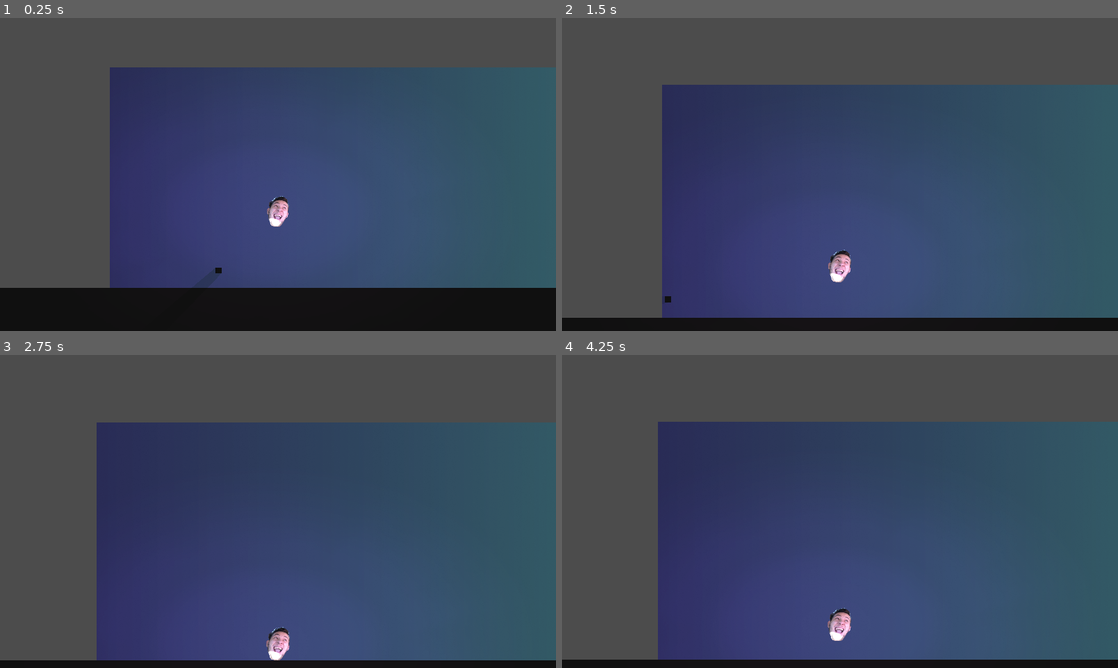
Above: before the commit, frames 1-4 (two rows, left to right).
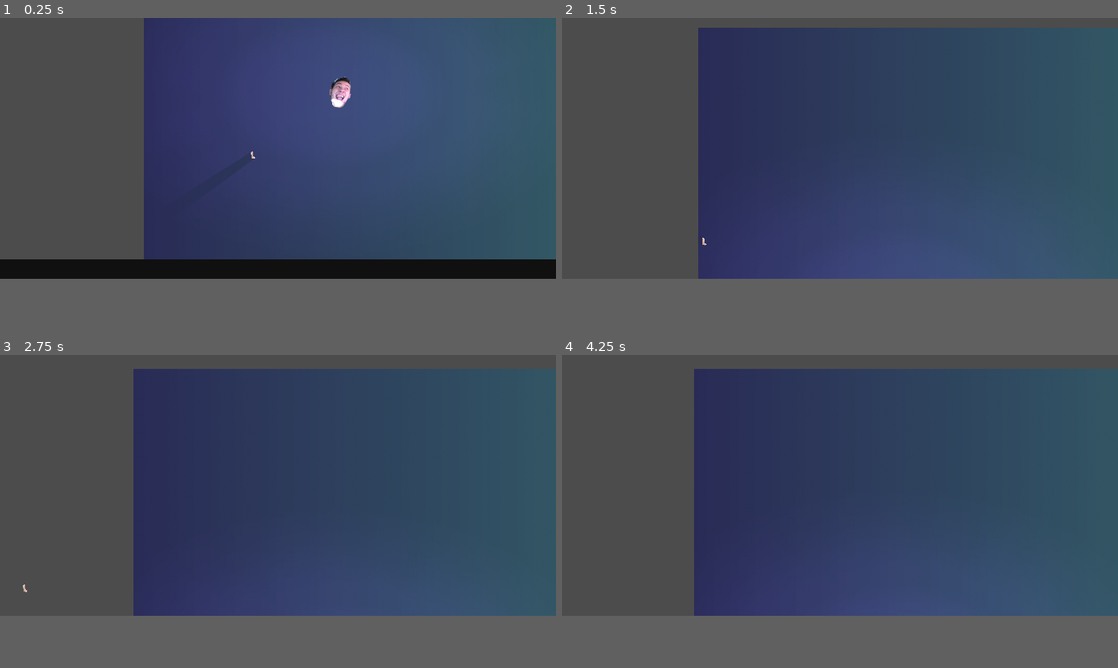
Above: after the commit, the same moments.

Repository: elleremo/ruslan_game
Game: Godot game, scene res://main.tscn
Two runs of this game, one before a commit and one after it. Both use one fixed random seed, a clock stepped at 60 frames per second and the inputs below.
Inputs:
- Up to frame 1 (0.25 s): no input
- Up to frame 2 (1.5 s): hold Space (space) 0.53-1.28 s; hold W (up) from 0.53 s (still down); tap Space (space) at 1.35 s
- Up to frame 3 (2.75 s): release W (up) at 2.03 s; hold Space (space) from 2.03 s (still down)
- Up to frame 4 (4.25 s): release Space (space) at 2.78 s; hold W (up) from 2.78 s (still down); tap Space (space) at 2.85 s; hold Space (space) from 3.53 s (still down)
In our replay, the window is 800x450 before the commit and 800x375 after it. These sizes can differ from the game's own. Grey fills any space a smaller window leaves; there, only what the larger window draws over its background counts as a difference.

The runs differ from the first frame. In frame 1, 31% of the frame differs, in the area x 0-100%, y 0-87%; in frame 2, 33%, in the area x 0-100%, y 3-100%; in frame 3, 31%; in frame 4, 31%.
Error in both runs: Trying to assign value of type 'KinematicBody2D' to a variable of type 'KinematicBody'.

Commit message:
update

Diff:
--- a/game/cube.tscn
+++ b/game/cube.tscn
@@ -1,6 +1,6 @@
 [gd_scene load_steps=6 format=2]
 
-[ext_resource path="res://res/cube.png" type="Texture" id=1]
+[ext_resource path="res://res/cube2.png" type="Texture" id=1]
 
 [sub_resource type="GDScript" id=1]
 script/source = "extends KinematicBody2D
@@ -24,10 +24,10 @@
 	# Called every frame. 'delta' is the elapsed time since the previous frame.
 	pass"
 
-[sub_resource type="RectangleShape2D" id=2]
-extents = Vector2( 40, 40 )
+[sub_resource type="RectangleShape2D" id=4]
+extents = Vector2( 28.1554, 48.3729 )
 
-[sub_resource type="GDScript" id=3]
+[sub_resource type="GDScript" id=2]
 script/source = "extends Sprite
 
 # Declare member variables here. Examples:
@@ -45,21 +45,34 @@
 #	pass
 "
 
-[sub_resource type="OccluderPolygon2D" id=4]
-polygon = PoolVector2Array( -40, -40, 40, -40, 40, 40, -40, 40, -40, -40 )
+[sub_resource type="OccluderPolygon2D" id=3]
+polygon = PoolVector2Array( -6.76138, -48.8613, 5.69145, -47.8846, 8.37736, -35.1876, 8.86571, -2.46837, 12.04, 19.7514, 27.1787, 21.9489, 34.9922, 30.7392, 35.4806, 44.657, 16.6792, 46.8546, -15.0633, 43.9245, -18.97, -32.7458, -15.3074, -43.4895 )
 
 [node name="cube" type="KinematicBody2D"]
 scale = Vector2( 0.5, 0.5 )
 script = SubResource( 1 )
 
+[node name="CollisionPolygon2D" type="CollisionPolygon2D" parent="."]
+position = Vector2( -109.28, 4.2057 )
+scale = Vector2( 1.22629, 0.821786 )
+polygon = PoolVector2Array( 119.488, 51.4476, 76.8692, 51.8955, 75.3685, 2.62998, 74.7683, -58.2801, 85.8732, -65.446, 94.5771, -58.2801, 98.4788, 17.8575, 118.888, 21.8883 )
+
 [node name="CollisionShape2D" type="CollisionShape2D" parent="."]
-shape = SubResource( 2 )
+position = Vector2( 8.05772, -0.976685 )
+shape = SubResource( 4 )
+disabled = true
+
+[node name="cube2" type="Sprite" parent="."]
+visible = false
+position = Vector2( 14.2076, 10.5986 )
+scale = Vector2( 0.4, 0.4 )
+texture = ExtResource( 1 )
 
 [node name="cube" type="Sprite" parent="."]
-position = Vector2( -1.43051e-06, 4.76837e-07 )
-scale = Vector2( 0.4, 0.4 )
+position = Vector2( 8.18228, -1.0248 )
+scale = Vector2( 0.77971, 0.711213 )
 texture = ExtResource( 1 )
-script = SubResource( 3 )
+script = SubResource( 2 )
 
 [node name="LightOccluder2D" type="LightOccluder2D" parent="."]
-occluder = SubResource( 4 )
+occluder = SubResource( 3 )
--- a/game/main.tscn
+++ b/game/main.tscn
@@ -129,30 +129,30 @@
 
 [node name="floor" parent="." instance=ExtResource( 3 )]
 light_mask = 0
-position = Vector2( 960, 920 )
+position = Vector2( 960, 1220 )
 
 [node name="ball" parent="." instance=ExtResource( 4 )]
 light_mask = 0
-position = Vector2( 580, 440 )
+position = Vector2( 678.051, 426.75 )
 scale = Vector2( 0.5, 0.5 )
 jump_speed = -700
 
 [node name="my_camera" type="Camera2D" parent="ball"]
 material = SubResource( 7 )
-position = Vector2( 0, 15 )
+position = Vector2( -429.911, 965.705 )
 current = true
 process_mode = 0
 limit_left = -600
-limit_top = -500
+limit_top = 400
 limit_right = 2500
-limit_bottom = 800
+limit_bottom = 900
 limit_smoothed = true
 smoothing_enabled = true
 smoothing_speed = 2.0
 drag_margin_left = 0.0
 drag_margin_top = 0.0
-drag_margin_right = 0.4
-drag_margin_bottom = 0.79
+drag_margin_right = 0.0
+drag_margin_bottom = 1.0
 editor_draw_limits = true
 editor_draw_drag_margin = true
 script = SubResource( 8 )
@@ -169,7 +169,7 @@
 Mouse click"
 
 [node name="emmiter" parent="." instance=ExtResource( 5 )]
-position = Vector2( 1500, 760 )
+position = Vector2( 1660.42, 1061 )
 
 [node name="music" type="AudioStreamPlayer2D" parent="."]
 visible = false
--- a/game/project.godot
+++ b/game/project.godot
@@ -26,7 +26,7 @@
 [display]
 
 window/size/width=1920
-window/size/height=1080
+window/size/height=900
 window/stretch/mode="2d"
 window/stretch/aspect="keep"
 
Not shown, changed: index.pck
Not shown, removed: index.png
Not shown, changed: index.wasm
